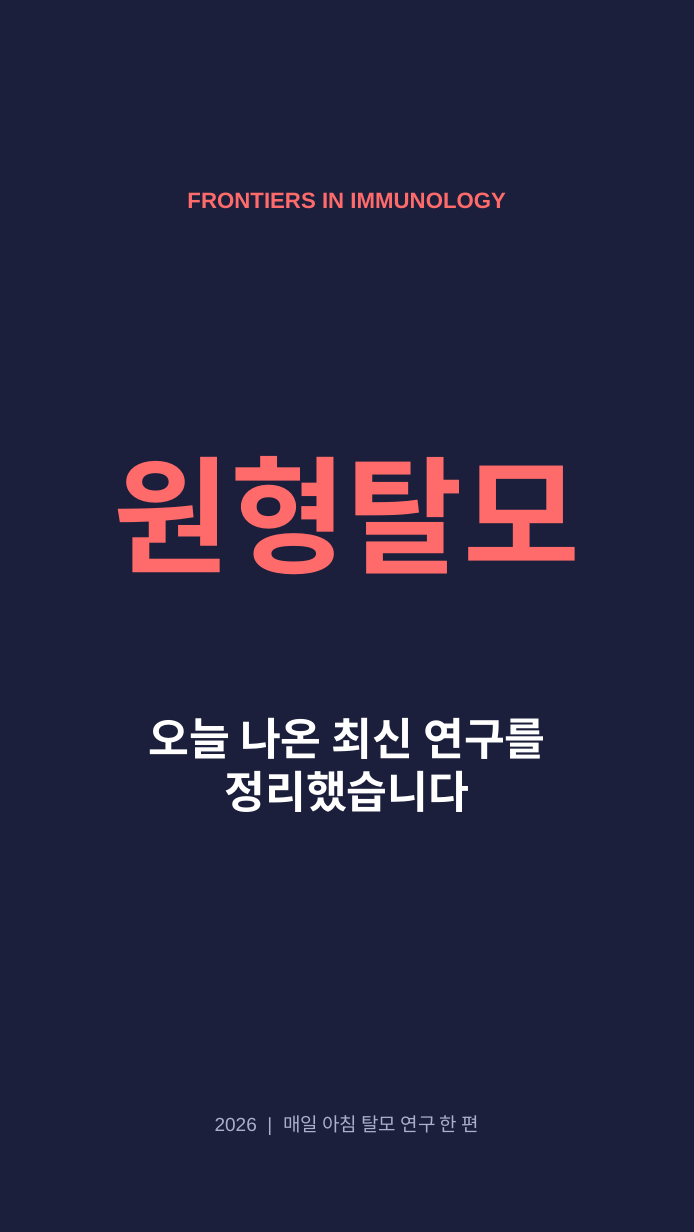
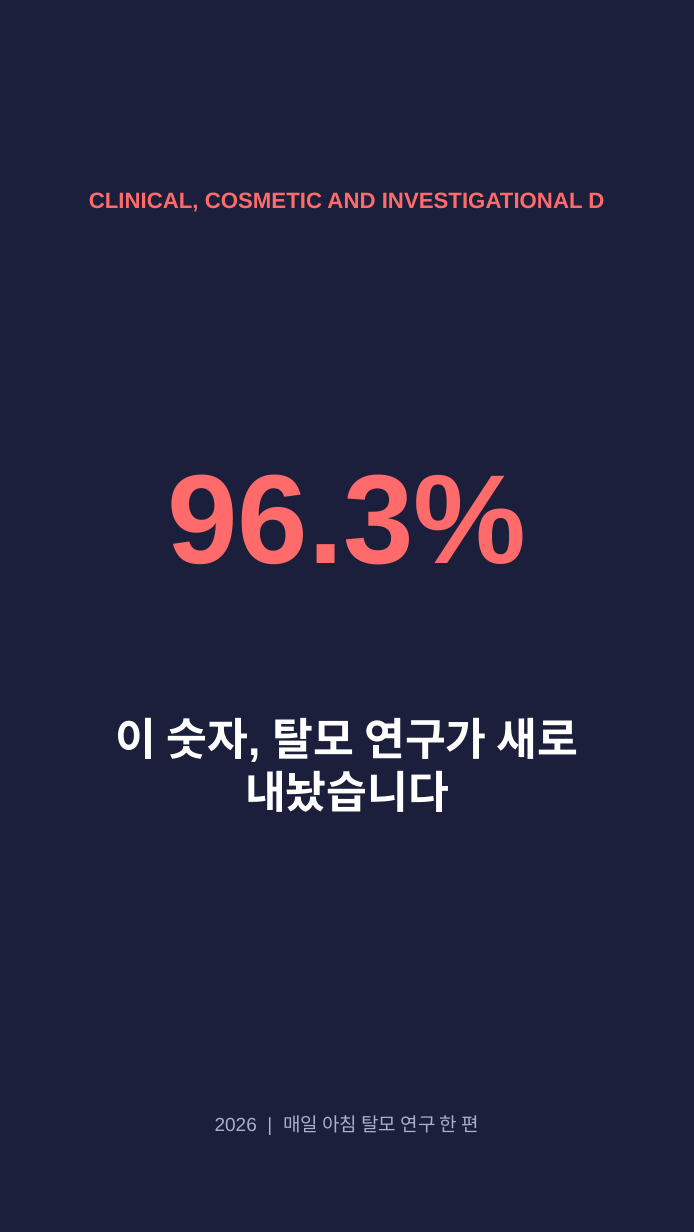
Before and after one commit to hyokang2010-BJ-ANTH/product-builder-test, a slide deck: slide 1 of pwa/data/latest/slides.pptx. Drawn at 694x1232 pixels with LibreOffice and Linux fonts; fonts in the diff are those of the drawing. Boxes give left, top, right and bottom in pixels: in the first picture for what was removed or moved away, otherwise in the second. Text is boxed around its words. In the diff, an @@ line names an element or a change of style, - is before the commit and + after.

```diff
--- a/pwa/data/latest/slides.pptx
+++ b/pwa/data/latest/slides.pptx
@@ text at (89, 192, 604, 212): text changed @@
-FRONTIERS IN IMMUNOLOGY
+CLINICAL, COSMETIC AND INVESTIGATIONAL D
@@ text at (167, 474, 526, 565): text changed @@
-원형탈모
+96.3%
@@ text at (116, 717, 579, 812): text changed @@
-오늘 나온 최신 연구를 정리했습니다
+이 숫자, 탈모 연구가 새로 내놨습니다
```
Also in this commit, not shown: 1 other slide changed, 6 slides added, 5 slides removed, 28 other files.
